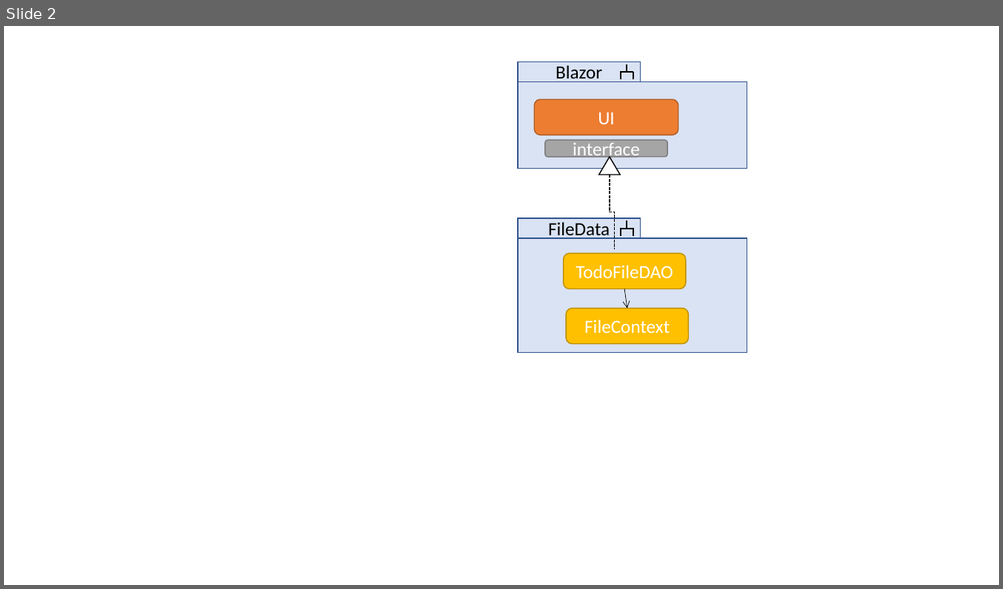
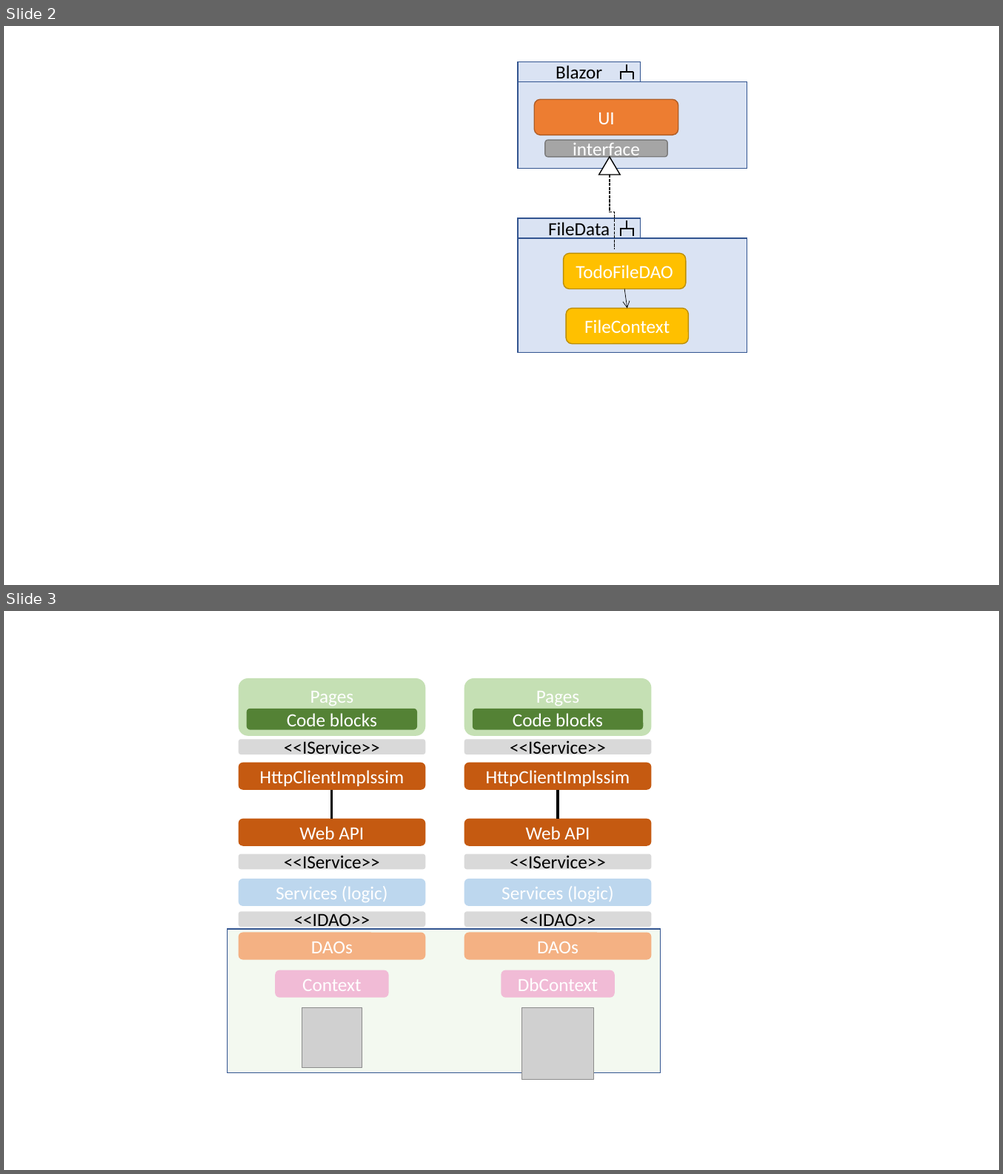
Before and after one commit to TroelsMortensen/CodeLabs, a slide deck: Tutorials/TodoTutorialPart1_Blazor/Resources/Presentation1.pptx. Shown one above the other, each under a label of ours: slide 2 before the commit, slides 2 and 3 after it. The pictures are 1003x589 and 1003x1174 pixels, drawn with LibreOffice and Linux fonts; fonts in the diff are those of the drawing; grey boxes stand for pictures. Boxes give left, top, right and bottom in pixels: in the first picture for what was removed or moved away, otherwise in the second. Text is boxed around its words. In the diff, an @@ line names an element or a change of style, - is before the commit and + after.

```diff
--- a/Tutorials/TodoTutorialPart1_Blazor/Resources/Presentation1.pptx
+++ b/Tutorials/TodoTutorialPart1_Blazor/Resources/Presentation1.pptx
@@ slide 3 added at (4,611,999,1170), background #FFFFFF @@
@@ rounded rectangle added at (239,678,426,735), fill #C5E0B4, 18 pt, text #FFFFFF @@
+Pages
@@ rounded rectangle added at (464,678,652,735), fill #C5E0B4, 18 pt, text #FFFFFF @@
+Pages
@@ rounded rectangle added at (247,709,418,730), fill #548235, 18 pt, text #FFFFFF @@
+Code blocks
@@ rounded rectangle added at (472,709,643,730), fill #548235, 18 pt, text #FFFFFF @@
+Code blocks
@@ rounded rectangle added at (239,739,426,755), fill #D9D9D9, 18 pt, text #000000 @@
+<<IService>>
@@ rounded rectangle added at (464,739,652,755), fill #D9D9D9, 18 pt, text #000000 @@
+<<IService>>
@@ rounded rectangle added at (239,763,426,790), fill #C55A11, 18 pt, text #FFFFFF @@
+HttpClientImplssim
@@ rounded rectangle added at (464,763,652,790), fill #C55A11, 18 pt, text #FFFFFF @@
+HttpClientImplssim
@@ line added from (332, 790) to (332, 819), #000000 2.25 pt @@
@@ line added from (558, 790) to (558, 819), #000000 2.25 pt @@
@@ rounded rectangle added at (239,819,426,847), fill #C55A11, 18 pt, text #FFFFFF @@
+Web API
@@ rounded rectangle added at (464,819,652,847), fill #C55A11, 18 pt, text #FFFFFF @@
+Web API
@@ rounded rectangle added at (239,854,426,870), fill #D9D9D9, 18 pt, text #000000 @@
+<<IService>>
@@ rounded rectangle added at (464,854,652,870), fill #D9D9D9, 18 pt, text #000000 @@
+<<IService>>
@@ rounded rectangle added at (239,879,426,906), fill #BDD7EE, 18 pt, text #FFFFFF @@
+Services (logic)
@@ rounded rectangle added at (464,879,652,906), fill #BDD7EE, 18 pt, text #FFFFFF @@
+Services (logic)
@@ rounded rectangle added at (239,911,426,927), fill #D9D9D9, 18 pt, text #000000 @@
+<<IDAO>>
@@ rounded rectangle added at (464,911,652,927), fill #D9D9D9, 18 pt, text #000000 @@
+<<IDAO>>
@@ rectangle added at (227,930,660,1073), fill #E2F0D9 at 39% opacity, outline #325491 1 pt @@
@@ rounded rectangle added at (239,933,426,960), fill #F4B183, 18 pt, text #FFFFFF @@
+DAOs
@@ rounded rectangle added at (464,933,652,960), fill #F4B183, 18 pt, text #FFFFFF @@
+DAOs
@@ rounded rectangle added at (275,971,388,998), fill #F1BBD6, 18 pt, text #FFFFFF @@
+Context
@@ rounded rectangle added at (501,971,614,998), fill #F1BBD6, 18 pt, text #FFFFFF @@
+DbContext
@@ picture added at (301,1008,361,1068) @@
@@ picture added at (522,1008,594,1080) @@
```
Also in this commit, not shown: 7 other files.
